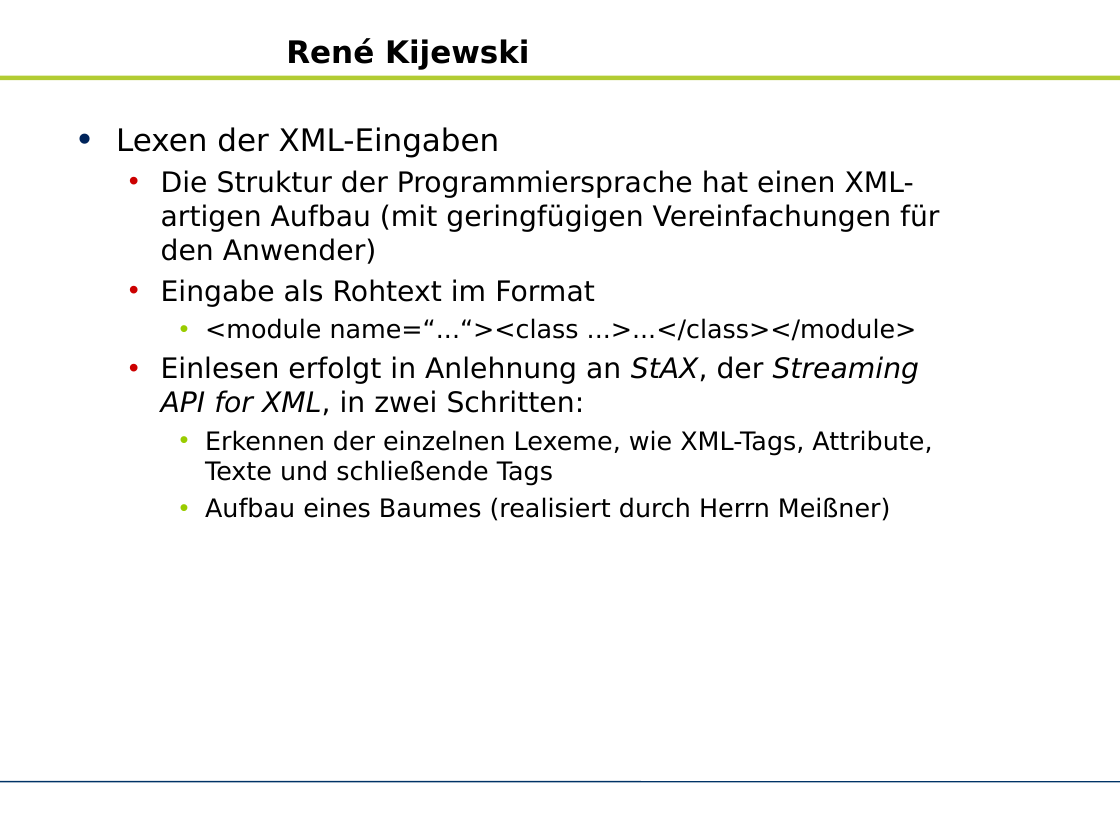
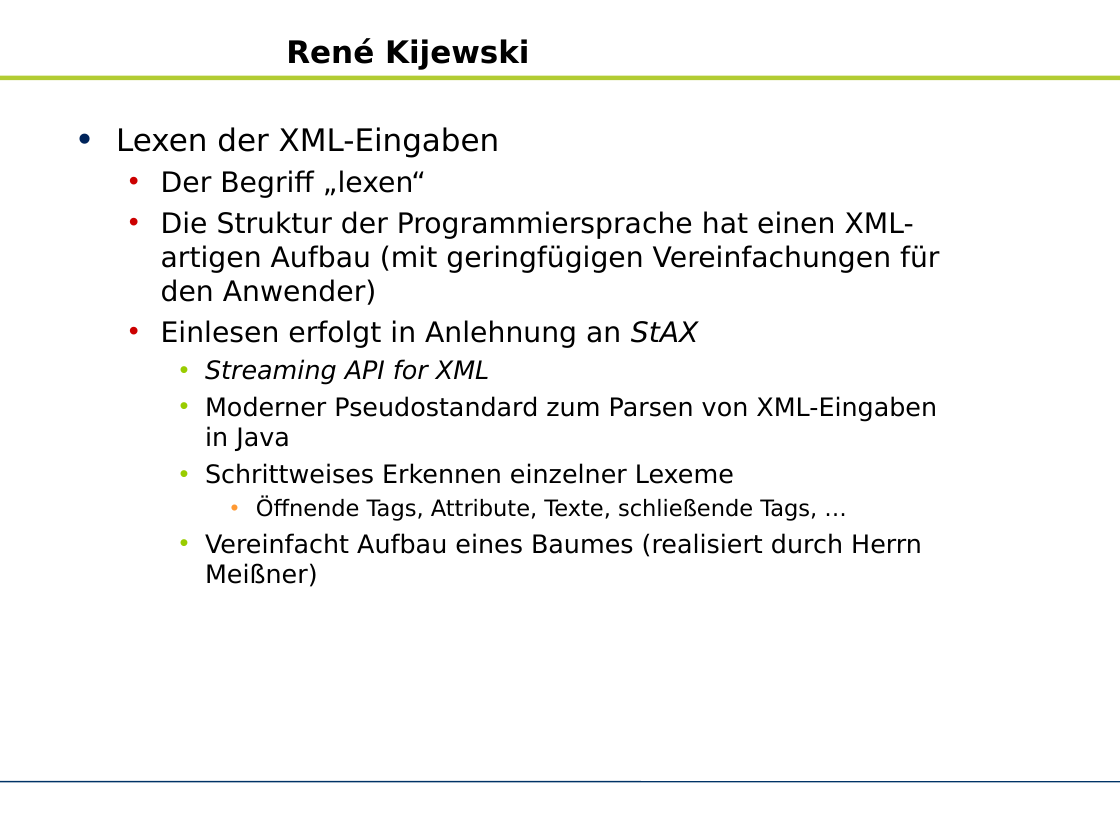
Before and after one commit to zhongxinhua/sose10-swp-uebersetzerbau, a slide deck: slide 17 of trunk/dokumentation/rk-kundenpraesentation.odp (slide 19 before the commit). Drawn at 1120x840 pixels with LibreOffice and Linux fonts; fonts in the diff are those of the drawing; background and template pictures are left out. Boxes give left, top, right and bottom in pixels: in the first picture for what was removed or moved away, otherwise in the second. Text is boxed around its words. In the diff, an @@ line names an element or a change of style, - is before the commit and + after.

```diff
--- a/trunk/dokumentation/rk-kundenpraesentation.odp
+++ b/trunk/dokumentation/rk-kundenpraesentation.odp
@@ text at box(161, 170, 426, 198): paragraph added @@
+  • Der Begriff „lexen“
@@ text at box(161, 320, 937, 587): text changed @@
-  • Eingabe als Rohtext im Format
-    • <module name=“...“><class ...>...</class></module>
-  • Einlesen erfolgt in Anlehnung an StAX, der Streaming API for XML, in zwei Schritten:
-    • Erkennen der einzelnen Lexeme, wie XML-Tags, Attribute, Texte und schließende Tags
-    • Aufbau eines Baumes (realisiert durch Herrn Meißner)
+  • Einlesen erfolgt in Anlehnung an StAX
+    • Streaming API for XML
+    • Moderner Pseudostandard zum Parsen von XML-Eingaben in Java
+    • Schrittweises Erkennen einzelner Lexeme
+      • Öffnende Tags, Attribute, Texte, schließende Tags, …
+    • Vereinfacht Aufbau eines Baumes (realisiert durch Herrn Meißner)
```
Also in this commit, not shown: 10 other slides changed, 5 slides added, 4 slides removed.
